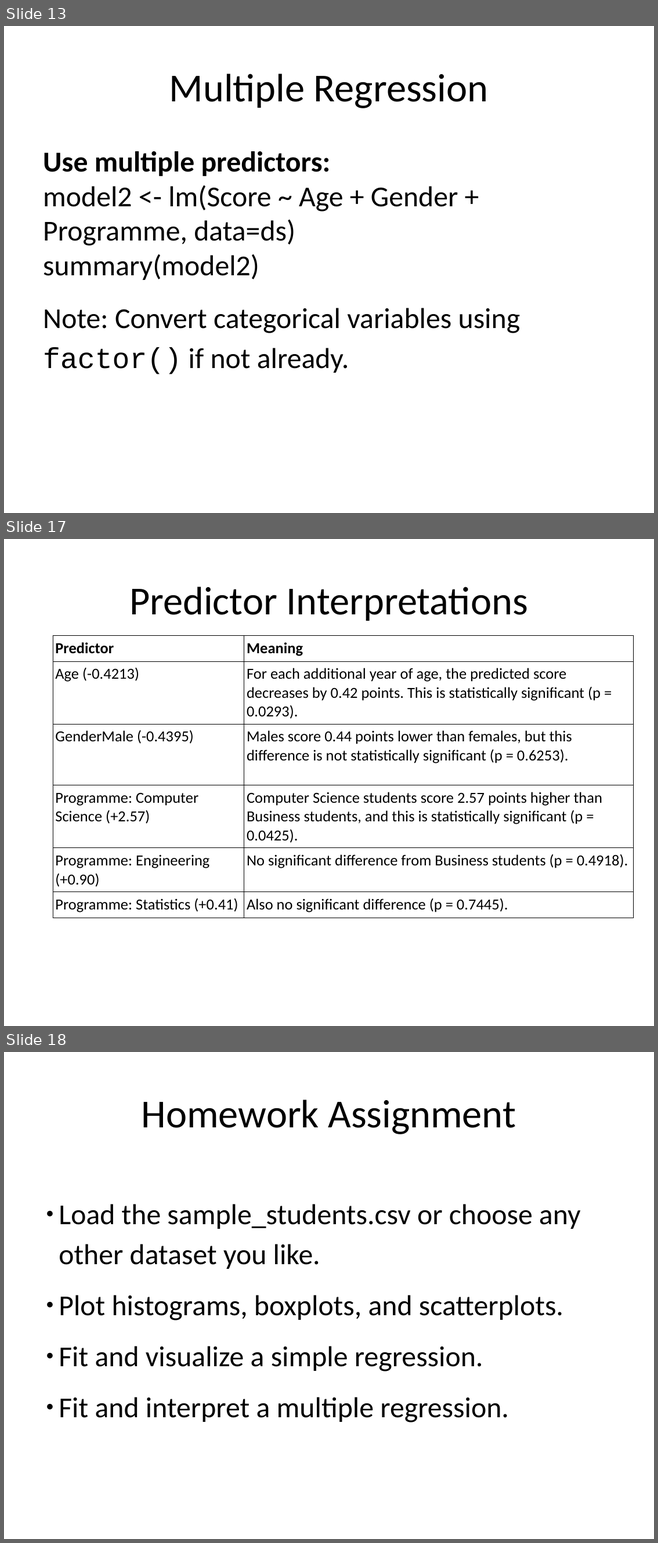
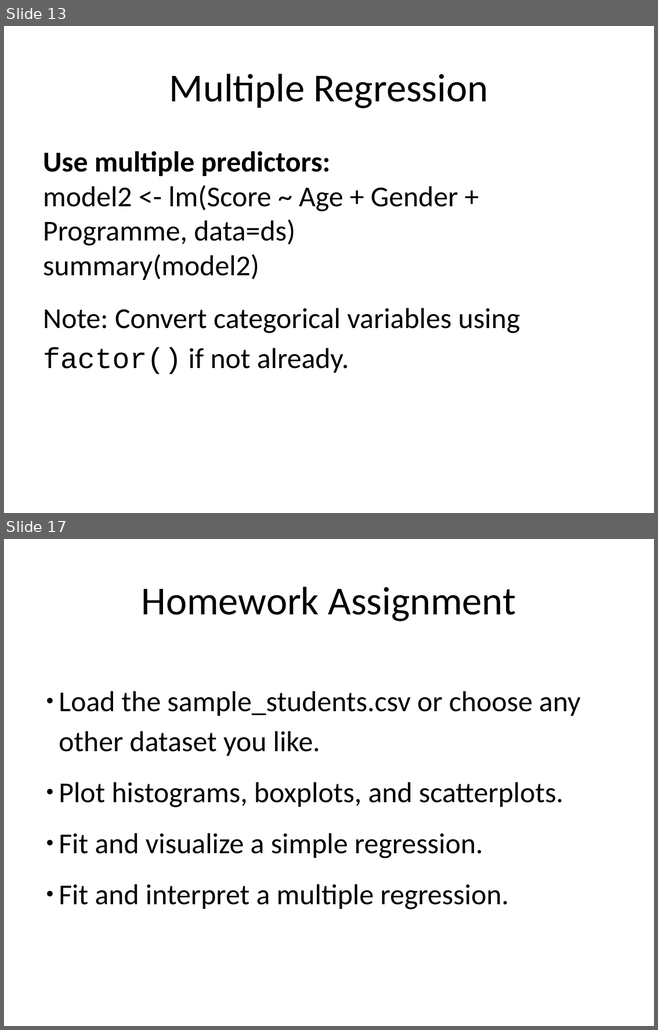
Before and after one commit to lacksinho/r-training-intro-visualization, a slide deck: Visualization_Techniques_with_R.pptx. Shown one above the other, each under a label of ours: slides 13, 17 and 18 before the commit, slides 13 and 17 after it; the slides between them are not shown. The pictures are 658x1543 and 658x1030 pixels, drawn with LibreOffice and Linux fonts; fonts in the diff are those of the drawing. Boxes give left, top, right and bottom in pixels: in the first picture for what was removed or moved away, otherwise in the second. Text is boxed around its words. In the diff, an @@ line names an element or a change of style, - is before the commit and + after.

```diff
--- a/Visualization_Techniques_with_R.pptx
+++ b/Visualization_Techniques_with_R.pptx
@@ slide 17 removed at (4,539,654,1026), background #FFFFFF @@
@@ title removed at (129,587,527,621) @@
-Predictor Interpretations
@@ table removed at (53,635,633,968), 6 rows, 2 columns @@
-Predictor | Meaning
-Age (-0.4213) | For each additional year of age, the predicted score decreases by 0.42 points. This is statistically significant (p = 0.0293).
-GenderMale (-0.4395) | Males score 0.44 points lower than females, but this difference is not statistically significant (p = 0.6253).
-Programme: Computer Science (+2.57) | Computer Science students score 2.57 points higher than Business students, and this is statistically significant (p = 0.0425).
-Programme: Engineering (+0.90) | No significant difference from Business students (p = 0.4918).
-Programme: Statistics (+0.41) | Also no significant difference (p = 0.7445).
@@ what was slide 18 is now slide 17 @@
```
Also in this commit, not shown: 8 slides changed, 1 slide added, 1 other slide removed, 2 other files.
